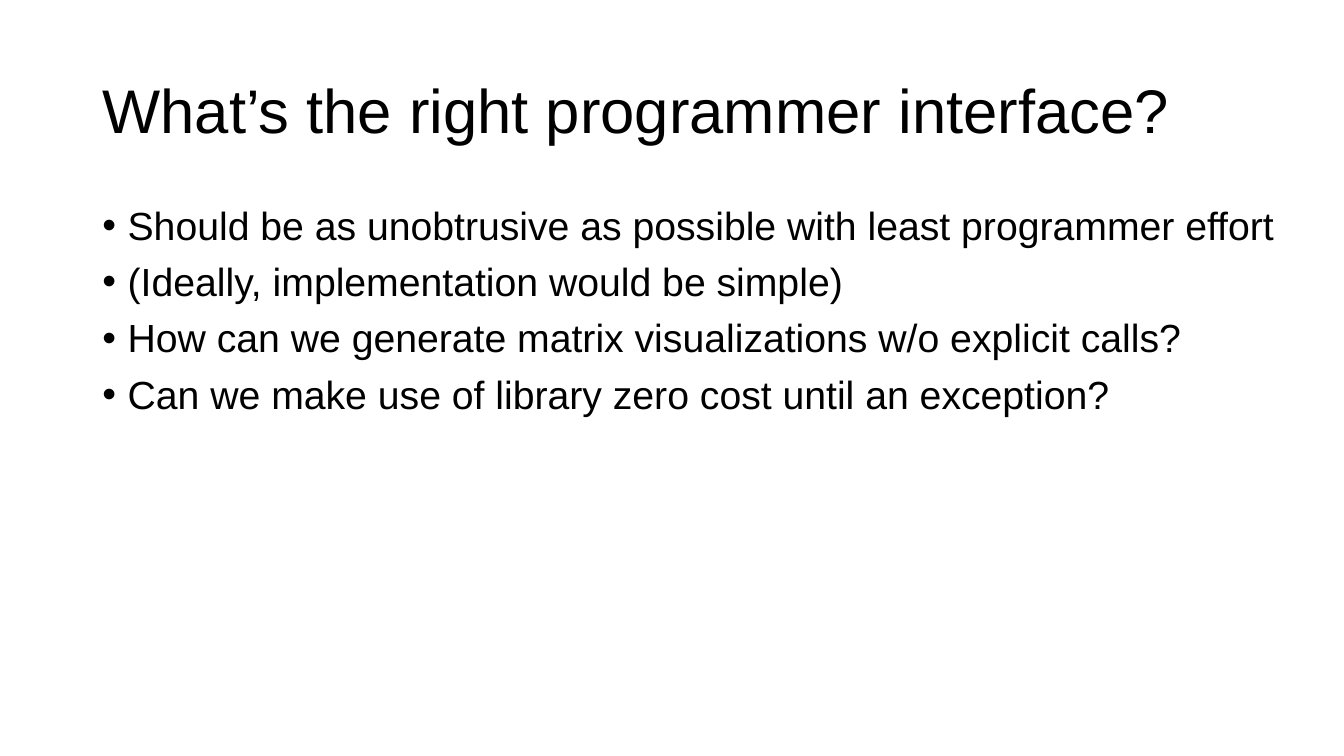
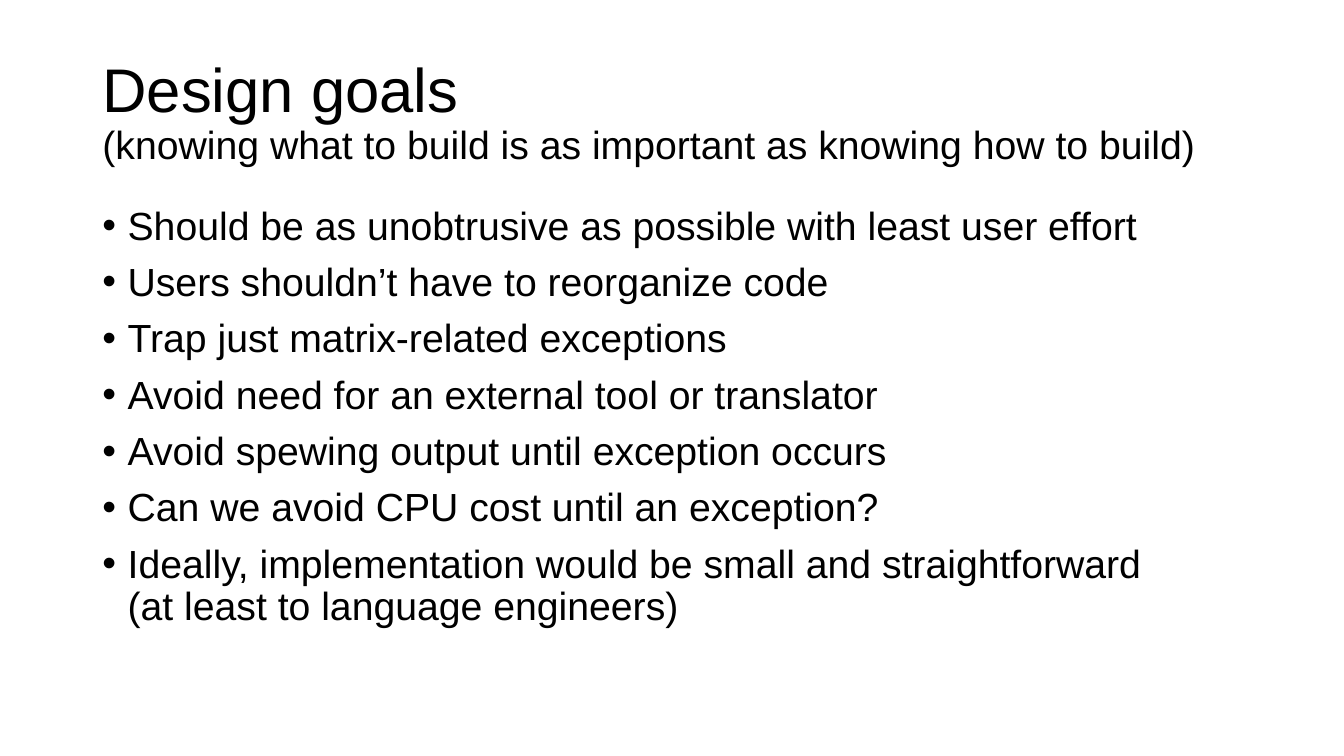
Before and after one commit to parrt/tensor-sensor, a slide deck: slide 8 of talks/tensor-sensor.pptx (slide 9 before the commit). Drawn at 1344x756 pixels with LibreOffice and Linux fonts; fonts in the diff are those of the drawing; background and template pictures are left out. Boxes give left, top, right and bottom in pixels: in the first picture for what was removed or moved away, otherwise in the second. Text is boxed around its words. In the diff, an @@ line names an element or a change of style, - is before the commit and + after.

Commit message:
update talk

```diff
--- a/talks/tensor-sensor.pptx
+++ b/talks/tensor-sensor.pptx
@@ title at box(102, 67, 1195, 167): text changed; size 44 to 28 pt @@
-What’s the right programmer interface?
+Design goals
+(knowing what to build is as important as knowing how to build)
@@ text at box(128, 211, 1141, 628): text changed @@
-• Should be as unobtrusive as possible with least programmer effort
-• (Ideally, implementation would be simple)
-• How can we generate matrix visualizations w/o explicit calls?
-• Can we make use of library zero cost until an exception?
+• Should be as unobtrusive as possible with least user effort
+• Users shouldn’t have to reorganize code
+• Trap just matrix-related exceptions
+• Avoid need for an external tool or translator
+• Avoid spewing output until exception occurs
+• Can we avoid CPU cost until an exception?
+• Ideally, implementation would be small and straightforward
+  (at least to language engineers)
```
Also in this commit, not shown: 12 other slides changed, 3 slides added, 11 slides removed, 3 other files.
